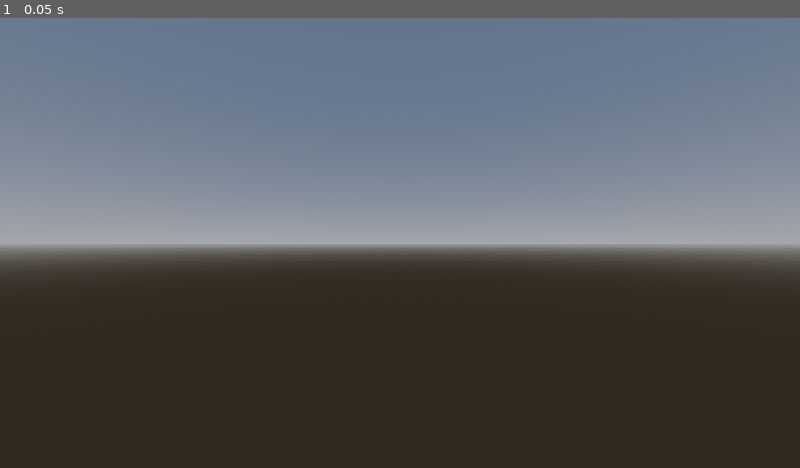
Above: before the commit, frame 1.
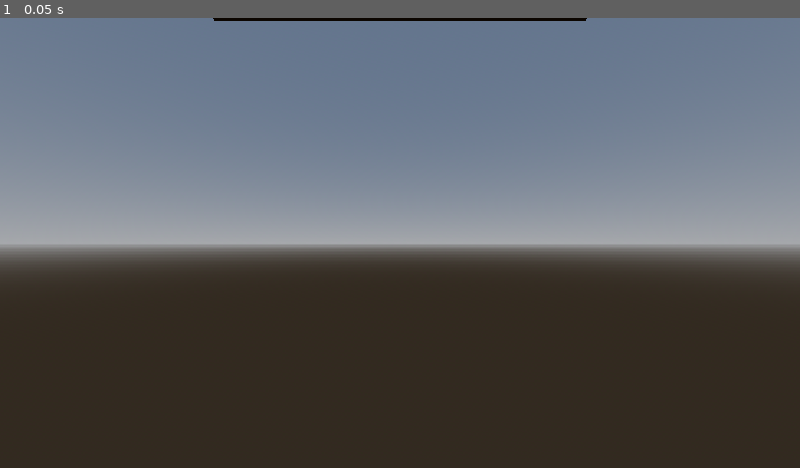
Above: after the commit, the same moment.

Repository: aervale/MAMABEAVER
Game: Godot game, scene res://main.tscn
Same seed, same stepped clock (60 frames per second), same inputs: the game is played once before the commit and once after it.
Inputs:
- Up to frame 1 (0.05 s): no input

The runs differ from the first frame. In frame 1, 0.3% of the frame differs, in the area x 26-74%, y 0-1%.

Commit message:
Built in tracking and similar

Diff:
--- /dev/null
+++ b/floor_grid.gdshader
@@ -0,0 +1,17 @@
+shader_type spatial;
+
+uniform vec3 floor_color : source_color = vec3(0.10, 0.11, 0.13);
+uniform vec3 line_color : source_color = vec3(0.30, 0.48, 0.68);
+uniform float cell_size = 0.5;
+
+void fragment() {
+	vec3 world = (INV_VIEW_MATRIX * vec4(VERTEX, 1.0)).xyz;
+	vec2 cell = world.xz / cell_size;
+
+	vec2 edge = abs(fract(cell - 0.5) - 0.5) / fwidth(cell);
+	float line = 1.0 - min(min(edge.x, edge.y), 1.0);
+
+	ALBEDO = mix(floor_color, line_color, line);
+	ROUGHNESS = 0.85;
+	METALLIC = 0.0;
+}
--- a/main.gd
+++ b/main.gd
@@ -2,8 +2,9 @@
 var xr_interface: OpenXRInterface
 
 ## Preferred refresh rate. Will fallback to what the headset reports
-@export var target_refresh_rate := 90.0
+@export var target_refresh_rate := 72.0
 
+## _ready() is called when the node is initialize
 func _ready() -> void:
 	xr_interface = XRServer.find_interface("OpenXR") as OpenXRInterface
 	if xr_interface == null:
@@ -16,7 +17,7 @@
 
 	print("[Main|INFO]: OpenXR initialised")
 
-	# The XR runtime owns frame pacing; Godot must not also block or throttle
+	# XR runtime frame pacing
 	DisplayServer.window_set_vsync_mode(DisplayServer.VSYNC_DISABLED)
 	Engine.max_fps = 0
 
@@ -32,7 +33,7 @@
 	elif not rates.is_empty():
 		print("[Main|WARN]: %s Hz unavailable, runtime offers %s" % [target_refresh_rate, rates])
 
-	# Match physics to the *actual* rate. Returns 0.0 if the runtime doesn't expose it.
+	# Match physics to the actual rate.
 	var actual: float = xr_interface.display_refresh_rate
 	if actual > 0.0:
 		Engine.physics_ticks_per_second = int(round(actual))
--- a/main.tscn
+++ b/main.tscn
@@ -1,10 +1,12 @@
 [gd_scene format=3 uid="uid://dnnvbq1dubml1"]
 
 [ext_resource type="Script" uid="uid://bx3vo21cuj7pj" path="res://main.gd" id="1_ig7tw"]
-
-[sub_resource type="SphereMesh" id="SphereMesh_lts4m"]
-radius = 0.064
-height = 0.128
+[ext_resource type="Script" uid="uid://cj6aow3gc4vhe" path="res://xr_visuals.gd" id="2_0xm2m"]
+[ext_resource type="Script" uid="uid://v4bbtfxluagp" path="res://xr_hands.gd" id="3_hnd0v"]
+[ext_resource type="PackedScene" uid="uid://1qvjtj5tmo70" path="res://models/quest_touch_plus_left.glb" id="4_mdll"]
+[ext_resource type="PackedScene" uid="uid://cn5kxyuuli1wv" path="res://models/quest_touch_plus_right.glb" id="5_mdlr"]
+[ext_resource type="Script" uid="uid://bkeashwobe3gi" path="res://xr_passthrough.gd" id="6_pass"]
+[ext_resource type="Shader" uid="uid://bdncegx70k5ge" path="res://floor_grid.gdshader" id="7_grid"]
 
 [sub_resource type="ProceduralSkyMaterial" id="ProceduralSkyMaterial_cjouy"]
 
@@ -14,6 +16,65 @@
 [sub_resource type="Environment" id="Environment_lts4m"]
 background_mode = 2
 sky = SubResource("Sky_oqsj0")
+ambient_light_source = 3
+reflected_light_source = 2
+
+[sub_resource type="ShaderMaterial" id="ShaderMaterial_floor"]
+render_priority = 0
+shader = ExtResource("7_grid")
+shader_parameter/floor_color = Color(0.1, 0.11, 0.13, 1)
+shader_parameter/line_color = Color(0.3, 0.48, 0.68, 1)
+shader_parameter/cell_size = 0.5
+
+[sub_resource type="PlaneMesh" id="PlaneMesh_floor"]
+size = Vector2(20, 20)
+
+[sub_resource type="BoxShape3D" id="BoxShape3D_floor"]
+size = Vector3(20, 0.2, 20)
+
+[sub_resource type="StandardMaterial3D" id="Mat_table"]
+albedo_color = Color(0.34, 0.29, 0.24, 1)
+roughness = 0.7
+
+[sub_resource type="BoxMesh" id="BoxMesh_table"]
+size = Vector3(1.2, 0.06, 0.7)
+
+[sub_resource type="BoxShape3D" id="BoxShape3D_table"]
+size = Vector3(1.2, 0.06, 0.7)
+
+[sub_resource type="StandardMaterial3D" id="Mat_red"]
+albedo_color = Color(0.46580058, 0.8205865, 0.76888007, 1)
+roughness = 0.5
+
+[sub_resource type="BoxMesh" id="BoxMesh_prop"]
+size = Vector3(0.09, 0.09, 0.09)
+
+[sub_resource type="BoxShape3D" id="BoxShape3D_prop"]
+size = Vector3(0.09, 0.09, 0.09)
+
+[sub_resource type="StandardMaterial3D" id="Mat_green"]
+albedo_color = Color(0.46666667, 0.81960785, 0.76862746, 1)
+roughness = 0.5
+
+[sub_resource type="SphereMesh" id="SphereMesh_prop"]
+radius = 0.05
+height = 0.1
+
+[sub_resource type="SphereShape3D" id="SphereShape3D_prop"]
+radius = 0.05
+
+[sub_resource type="StandardMaterial3D" id="Mat_yellow"]
+albedo_color = Color(0.46666667, 0.81960785, 0.76862746, 1)
+roughness = 0.5
+
+[sub_resource type="CylinderMesh" id="CylinderMesh_prop"]
+top_radius = 0.04
+bottom_radius = 0.04
+height = 0.14
+
+[sub_resource type="CylinderShape3D" id="CylinderShape3D_prop"]
+height = 0.14
+radius = 0.04
 
 [node name="Main" type="Node3D" unique_id=500145794]
 script = ExtResource("1_ig7tw")
@@ -24,19 +85,93 @@
 
 [node name="XRControllerLeft" type="XRController3D" parent="XROrigin3D" unique_id=130472835]
 tracker = &"left_hand"
+pose = &"grip"
 show_when_tracked = true
-
-[node name="MeshInstance3D" type="MeshInstance3D" parent="XROrigin3D/XRControllerLeft" unique_id=1905874081]
-mesh = SubResource("SphereMesh_lts4m")
 
 [node name="XRControllerRight" type="XRController3D" parent="XROrigin3D" unique_id=991621539]
 tracker = &"right_hand"
+pose = &"grip"
 show_when_tracked = true
 
-[node name="MeshInstance3D" type="MeshInstance3D" parent="XROrigin3D/XRControllerRight" unique_id=820950230]
-mesh = SubResource("SphereMesh_lts4m")
+[node name="XRVisuals" type="Node3D" parent="XROrigin3D" unique_id=1921252323]
+script = ExtResource("2_0xm2m")
+left_controller = NodePath("../XRControllerLeft")
+right_controller = NodePath("../XRControllerRight")
+left_model = ExtResource("4_mdll")
+right_model = ExtResource("5_mdlr")
+
+[node name="XRHands" type="Node3D" parent="XROrigin3D" unique_id=204813822]
+script = ExtResource("3_hnd0v")
 
 [node name="WorldEnvironment" type="WorldEnvironment" parent="." unique_id=868570715]
 environment = SubResource("Environment_lts4m")
 
-[node name="StaticBody3D" type="StaticBody3D" parent="." unique_id=1222995564]
+[node name="Floor" type="StaticBody3D" parent="." unique_id=1222995564]
+
+[node name="Mesh" type="MeshInstance3D" parent="Floor" unique_id=1788946882]
+material_override = SubResource("ShaderMaterial_floor")
+mesh = SubResource("PlaneMesh_floor")
+
+[node name="Collision" type="CollisionShape3D" parent="Floor" unique_id=429380688]
+transform = Transform3D(1, 0, 0, 0, 1, 0, 0, 0, 1, 0, -0.1, 0)
+shape = SubResource("BoxShape3D_floor")
+
+[node name="Table" type="StaticBody3D" parent="." unique_id=1222995565]
+transform = Transform3D(1, 0, 0, 0, 1, 0, 0, 0, 1, 0, 0.75, -0.6)
+
+[node name="Mesh" type="MeshInstance3D" parent="Table" unique_id=1507181728]
+material_override = SubResource("Mat_table")
+mesh = SubResource("BoxMesh_table")
+
+[node name="Collision" type="CollisionShape3D" parent="Table" unique_id=1762058184]
+transform = Transform3D(1, 0, 0, 0, 1, 0, 0, 0, 1, 0, 0.010549545, 0)
+shape = SubResource("BoxShape3D_table")
+
+[node name="Props" type="Node3D" parent="." unique_id=546788418]
+
+[node name="Box" type="RigidBody3D" parent="Props" unique_id=1568289628]
+transform = Transform3D(1, 0, 0, 0, 1, 0, 0, 0, 1, -0.3, 0.9, -0.6)
+
+[node name="Mesh" type="MeshInstance3D" parent="Props/Box" unique_id=1991983902]
+transform = Transform3D(1, 0, 0, 0, 1, 0, 0, 0, 1, 0, 0, -0.09934425)
+material_override = SubResource("Mat_red")
+mesh = SubResource("BoxMesh_prop")
+
+[node name="Collision" type="CollisionShape3D" parent="Props/Box" unique_id=64314266]
+shape = SubResource("BoxShape3D_prop")
+
+[node name="Ball" type="RigidBody3D" parent="Props" unique_id=362352031]
+transform = Transform3D(1, 0, 0, 0, 1, 0, 0, 0, 1, 0, 0.95, -0.6)
+
+[node name="Mesh" type="MeshInstance3D" parent="Props/Ball" unique_id=1380581418]
+transform = Transform3D(1, 0, 0, 0, 1, 0, 0, 0, 1, 0, 0, 0.12304139)
+material_override = SubResource("Mat_green")
+mesh = SubResource("SphereMesh_prop")
+
+[node name="Collision" type="CollisionShape3D" parent="Props/Ball" unique_id=1357242908]
+shape = SubResource("SphereShape3D_prop")
+
+[node name="Pillar" type="RigidBody3D" parent="Props" unique_id=975572838]
+transform = Transform3D(1, 0, 0, 0, 1, 0, 0, 0, 1, 0.3, 0.95, -0.6)
+
+[node name="Mesh" type="MeshInstance3D" parent="Props/Pillar" unique_id=1505332721]
+material_override = SubResource("Mat_yellow")
+mesh = SubResource("CylinderMesh_prop")
+
+[node name="Collision" type="CollisionShape3D" parent="Props/Pillar" unique_id=1875812616]
+transform = Transform3D(1, 0, 0, 0, 1, 0, 0, 0, 1, 0, 0, 0.084144115)
+shape = SubResource("CylinderShape3D_prop")
+
+[node name="SunLight" type="DirectionalLight3D" parent="." unique_id=1844096403]
+transform = Transform3D(0.86601907, -0.3535631, 0.3535593, 0, 0.70710295, 0.7071106, -0.500011, -0.61237127, 0.61236465, 0, 4, 0)
+light_energy = 1.1
+shadow_enabled = true
+shadow_bias = 0.03
+shadow_normal_bias = 1.0
+directional_shadow_mode = 0
+directional_shadow_max_distance = 12.0
+
+[node name="Passthrough" type="Node" parent="." unique_id=1290157622]
+script = ExtResource("6_pass")
+world_environment = NodePath("../WorldEnvironment")
+toggle_controller = NodePath("../XROrigin3D/XRControllerRight")
--- a/project.godot
+++ b/project.godot
@@ -28,8 +28,15 @@
 
 rendering_device/driver.windows="d3d12"
 renderer/rendering_method="mobile"
+textures/vram_compression/import_etc2_astc=true
+lights_and_shadows/directional_shadow/size=4096
+lights_and_shadows/directional_shadow/size.mobile=4096
+lights_and_shadows/directional_shadow/soft_shadow_filter_quality=3
+lights_and_shadows/directional_shadow/soft_shadow_filter_quality.mobile=2
 
 [xr]
 
 openxr/enabled=true
+openxr/extensions/hand_tracking=true
+openxr/extensions/hand_tracking_unobstructed_data_source=true
 shaders/enabled=true
--- /dev/null
+++ b/xr_visuals.gd
@@ -0,0 +1,35 @@
+extends Node3D
+class_name XRControllerVisuals
+
+## Controller visuals for OpenXR
+
+const EXPECTED_POSE := &"grip"
+
+@export_node_path("XRController3D") var left_controller: NodePath
+@export_node_path("XRController3D") var right_controller: NodePath
+
+@export var left_model: PackedScene
+@export var right_model: PackedScene
+
+@export_group("Fine tuning")
+@export var model_offset := Vector3.ZERO
+@export var model_rotation := Vector3.ZERO
+
+
+func _ready() -> void:
+	_attach(left_controller, left_model)
+	_attach(right_controller, right_model)
+
+
+func _attach(controller_path: NodePath, model: PackedScene) -> void:
+	var controller := get_node_or_null(controller_path) as XRController3D
+
+	# if controller.pose != EXPECTED_POSE:
+		# push_warning("pose mismatch")
+
+	var instance := model.instantiate() as Node3D
+
+	instance.name = "ControllerModel"
+	instance.position = model_offset
+	instance.rotation_degrees = model_rotation
+	controller.add_child(instance)
Not shown, added: export_presets.cfg
Not shown, added: floor_grid.gdshader.uid
Binary file added: models/quest_touch_plus_left.glb
Not shown, added: models/quest_touch_plus_left.glb.import
Binary file added: models/quest_touch_plus_left_crystalControllers_left_BaseColor.png
Not shown, added: models/quest_touch_plus_left_crystalControllers_left_BaseColor.png.import
Binary file added: models/quest_touch_plus_right.glb
Not shown, added: models/quest_touch_plus_right.glb.import
Binary file added: models/quest_touch_plus_right_crystalControllers_right_BaseColor.png
Not shown, added: models/quest_touch_plus_right_crystalControllers_right_BaseColor.png.import
Not shown, added: xr_visuals.gd.uid
Not shown, changed: .gitignore
(and 1 more such lines)
